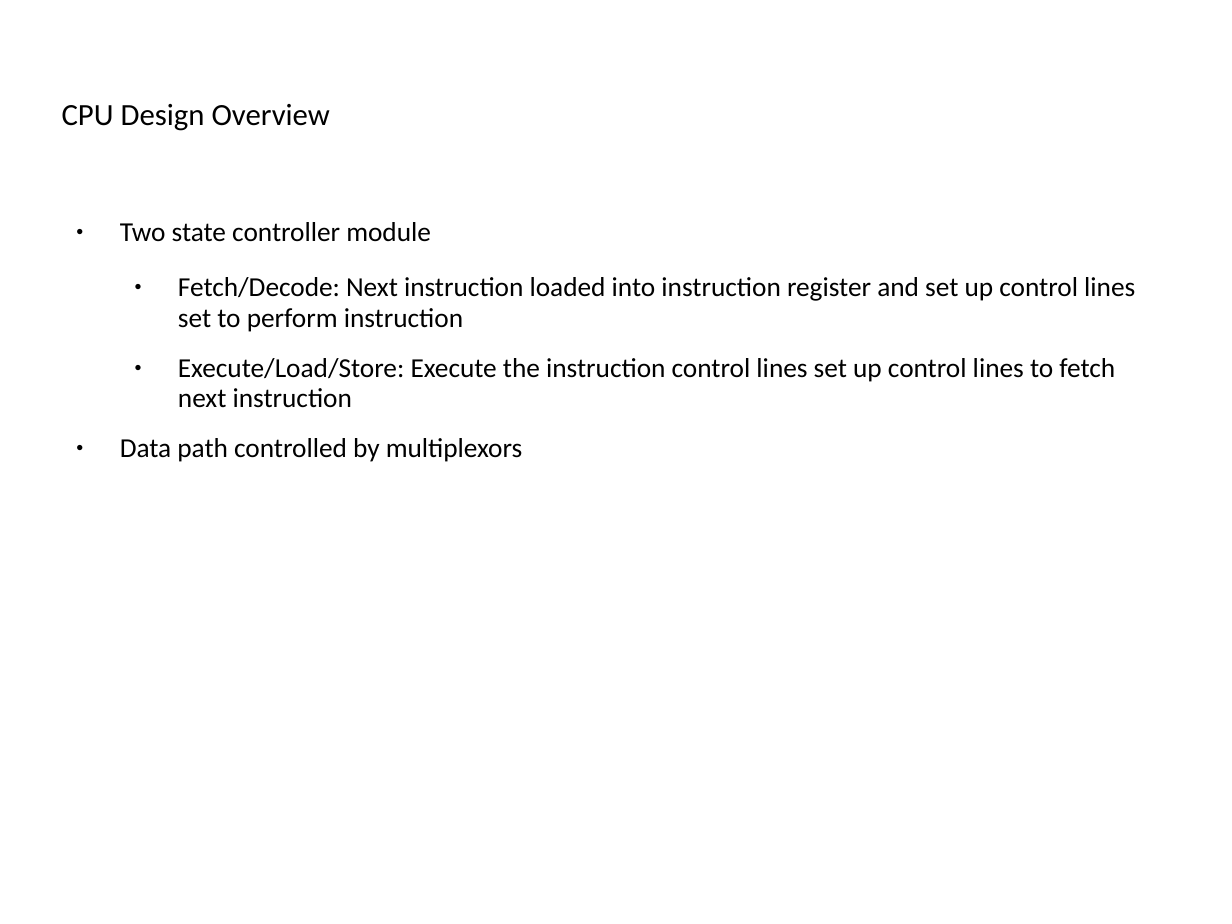
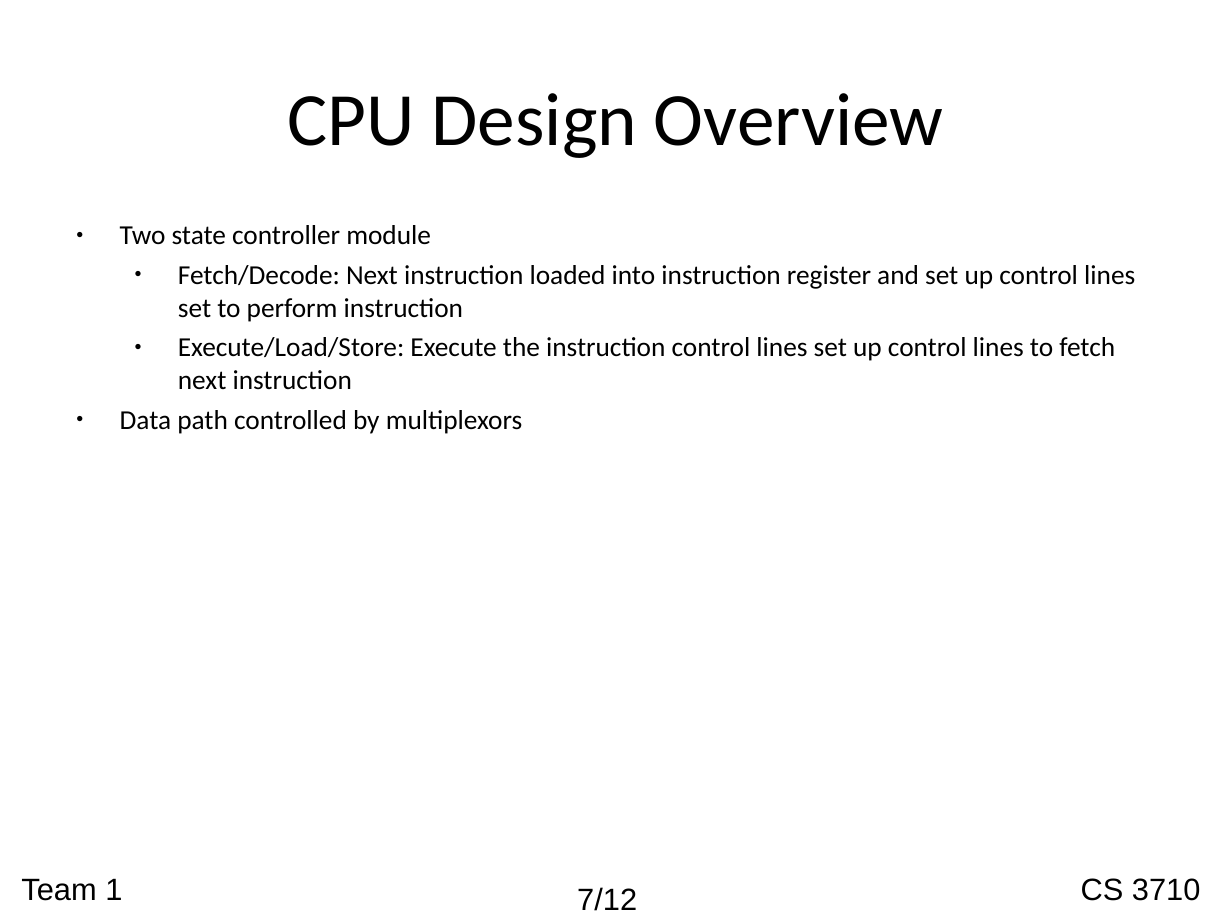
Before and after one commit to nachtluce/3710-Project, a slide deck: slide 7 of documentation/cs3710_presentation.ppt. Drawn at 1232x924 pixels with LibreOffice and Linux fonts; fonts in the diff are those of the drawing; background and template pictures are left out. Boxes give left, top, right and bottom in pixels: in the first picture for what was removed or moved away, otherwise in the second. Text is boxed around its words. In the diff, an @@ line names an element or a change of style, - is before the commit and + after.

```diff
--- a/documentation/cs3710_presentation.ppt
+++ b/documentation/cs3710_presentation.ppt
@@ title "CPU Design Overview" at (287, 93, 944, 158): size 18 to 44 pt; alignment left to centre; line spacing 0.93 to 1 @@
@@ text "Two state controller module" at (120, 225, 1135, 434): line spacing 0.93 to 1; less space between paragraphs @@
@@ text added at (21, 878, 122, 901), 18 pt, text #000000 @@
+Team 1
@@ text added at (577, 887, 637, 911), 18 pt, text #000000 @@
+7/12
@@ text added at (1081, 878, 1200, 901), 18 pt, text #000000 @@
+CS 3710
```
Also in this commit, not shown: 10 other slides changed, 2 slides added, 1 slide removed.
